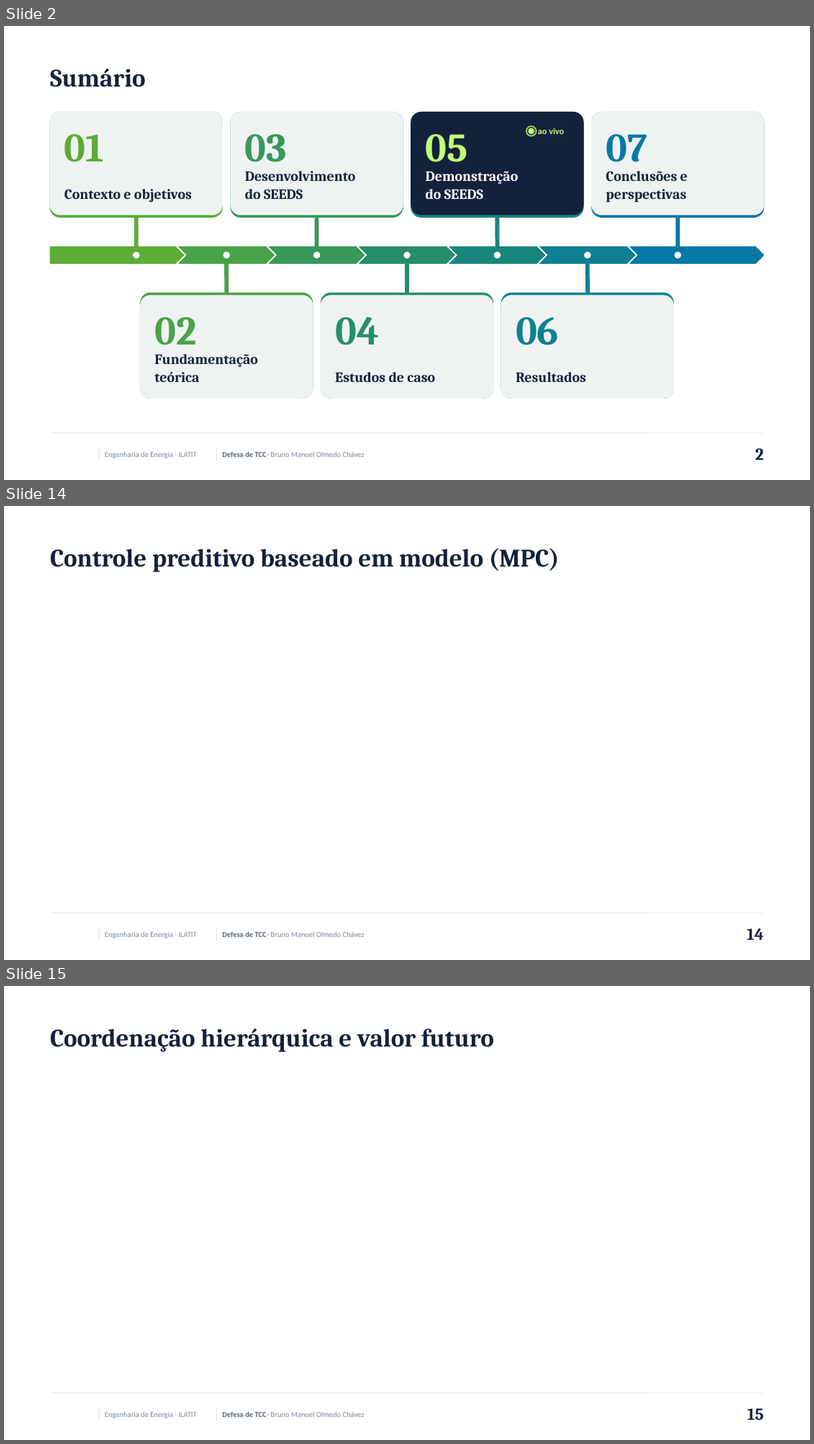
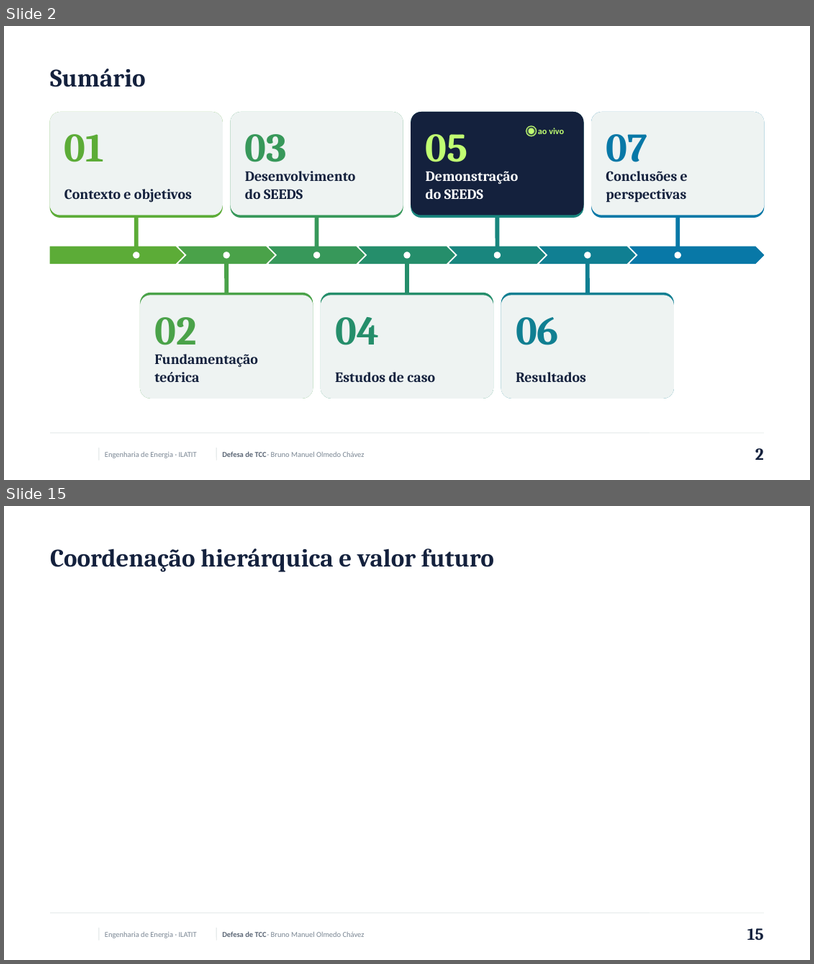
Before and after one commit to brunoolmedo22-Paraguay/EnergyMultimodelv1.5, a slide deck: docs/defesa_tcc/pptx/SEEDS_Defesa_TCC.pptx. Shown one above the other, each under a label of ours: slides 2, 14 and 15 before the commit, slides 2 and 15 after it; the slides between them are not shown. The pictures are 814x1444 and 814x964 pixels, drawn with LibreOffice and Linux fonts; fonts in the diff are those of the drawing; background and template pictures are left out. Boxes give left, top, right and bottom in pixels: in the first picture for what was removed or moved away, otherwise in the second. Text is boxed around its words. In the diff, an @@ line names an element or a change of style, - is before the commit and + after.

```diff
--- a/docs/defesa_tcc/pptx/SEEDS_Defesa_TCC.pptx
+++ b/docs/defesa_tcc/pptx/SEEDS_Defesa_TCC.pptx
@@ slide 14 removed at (x1=4, y1=506, x2=810, y2=960), background #FFFFFF; not listed: 6 template elements that a slide beside it also shows @@
@@ title removed at (x1=50, y1=548, x2=560, y2=572) @@
-Controle preditivo baseado em modelo (MPC)
@@ page number removed at (x1=747, y1=928, x2=764, y2=939) @@
-14
```
Also in this commit, not shown: 1 slide added, 12 other files.
